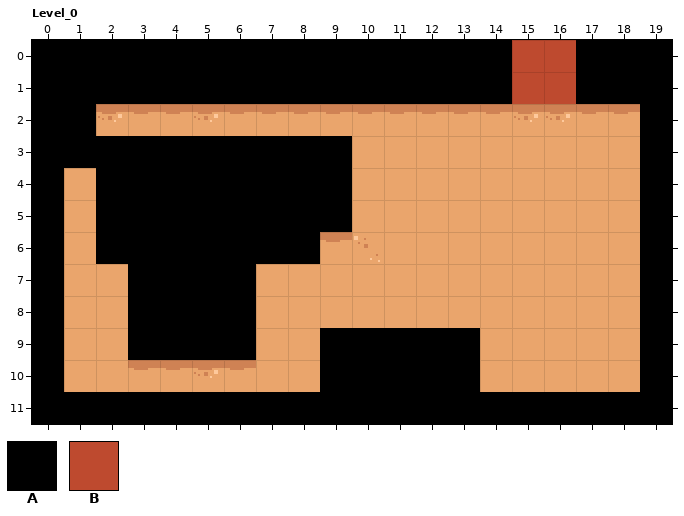
One commit to this LDtk project: ggj-2026.ldtk. The picture above was drawn from the file before the commit.
Cells are 16x16 px. Shown: Level_0 x 0..19, y 0..11. The commit also changed other parts of the map, which this record leaves out.
Key: from "IntGrid": A 1 "wall", B 2 "door".
_ is an empty cell.
Layers that did not change in this view are not listed.
Layer "IntGrid" before, first column x 0:
 0 AAAAAAAAAAAAAAABBAAA
 1 AAAAAAAAAAAAAAABBAAA
 2 AA_________________A
 3 AAAAAAAAAA_________A
 4 A_AAAAAAAA_________A
 5 A_AAAAAAAA_________A
 6 A_AAAAAAA__________A
 7 A__AAAA____________A
 8 A__AAAA____________A
 9 A__AAAA__AAAAA_____A
10 A________AAAAA_____A
11 AAAAAAAAAAAAAAAAAAAA
The result:
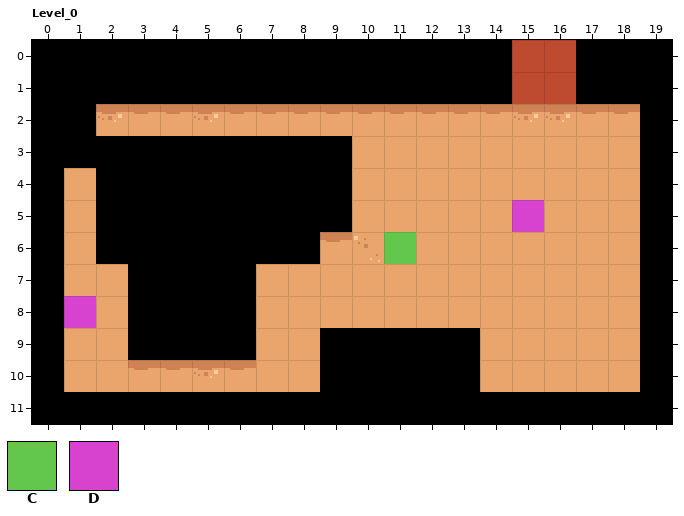
Further tiles: from "IntGrid": C 4 "playerSpawn", D 5 "enemySpawn".
From the commit log: health system and enemy spawns
Changes in this commit:
Changed rows in their new state; . is an unchanged cell.
Layer "IntGrid":
first column x 1:
 5 ..............D
 6 ..........C....
 8 D..............
